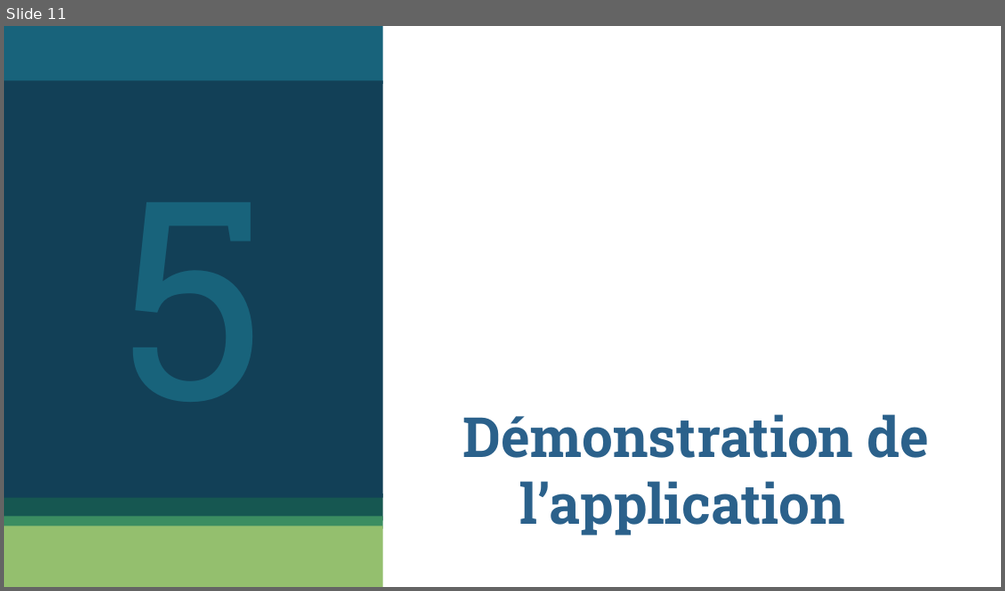
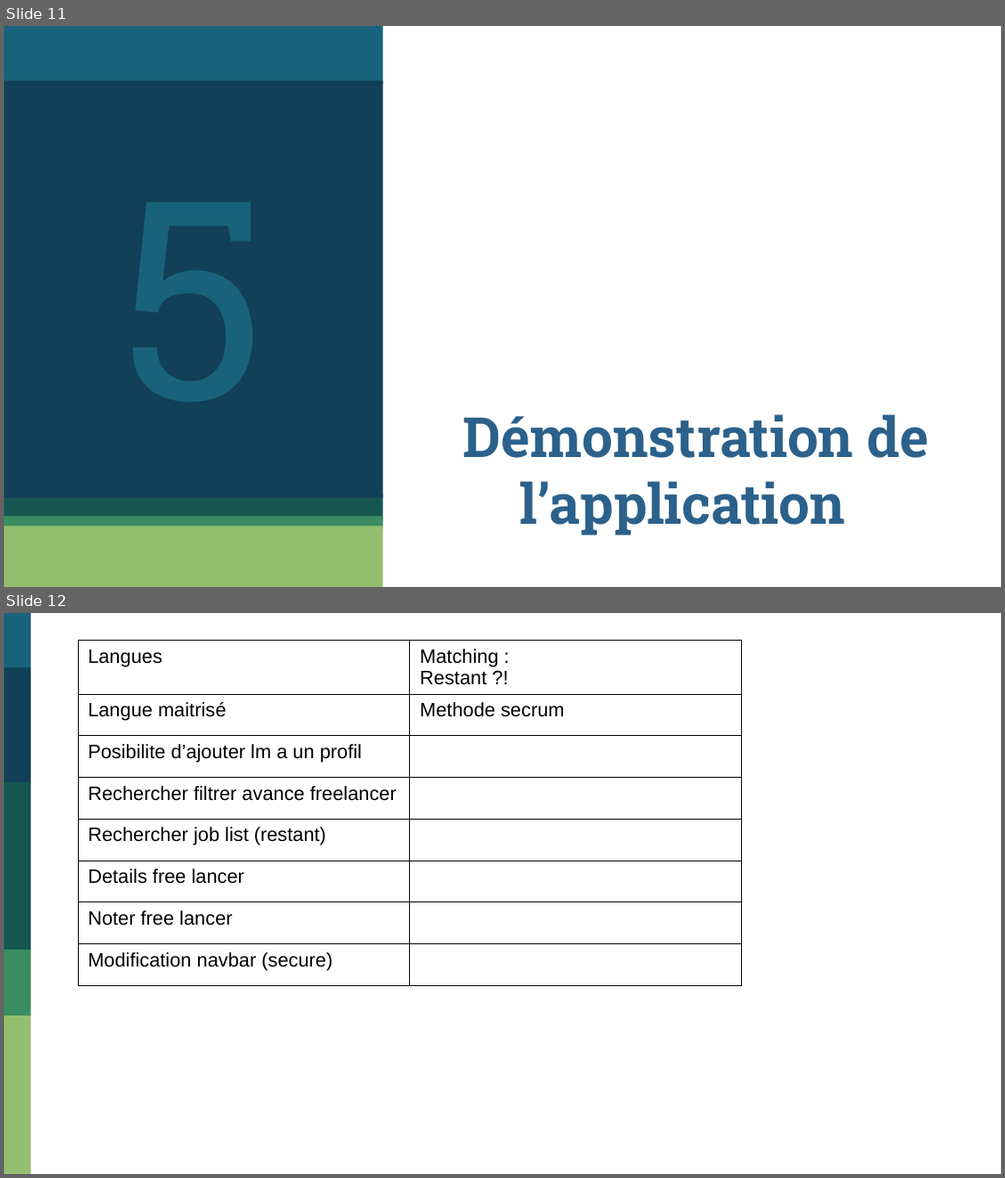
Before and after one commit to rim-services/djf, a slide deck: presentation Django.pptx. Shown one above the other, each under a label of ours: slide 11 before the commit, slides 11 and 12 after it. The pictures are 1005x591 and 1005x1178 pixels, drawn with LibreOffice and Linux fonts; fonts in the diff are those of the drawing. Boxes give left, top, right and bottom in pixels: in the first picture for what was removed or moved away, otherwise in the second. Text is boxed around its words. In the diff, an @@ line names an element or a change of style, - is before the commit and + after.

Commit message:
modifier presentation

```diff
--- a/presentation Django.pptx
+++ b/presentation Django.pptx
@@ slide 12 added at [4,613,1001,1174], background #FFFFFF @@
@@ rectangle added at [4,613,31,671], fill #18637B @@
@@ table added at [78,641,742,989], 8 rows, 2 columns @@
+Langues | Matching : / Restant ?!
+Langue maitrisé | Methode secrum
+Posibilite d’ajouter lm a un profil | 
+Rechercher filtrer avance freelancer | 
+Rechercher job list (restant) | 
+Details free lancer | 
+Noter free lancer | 
+Modification navbar (secure) | 
@@ rectangle added at [4,668,31,784], fill #124057 @@
@@ rectangle added at [4,782,31,950], fill #165751 @@
@@ rectangle added at [4,950,31,1015], fill #3B8D61 @@
@@ rectangle added at [4,1015,31,1174], fill #94BF6E @@
```
